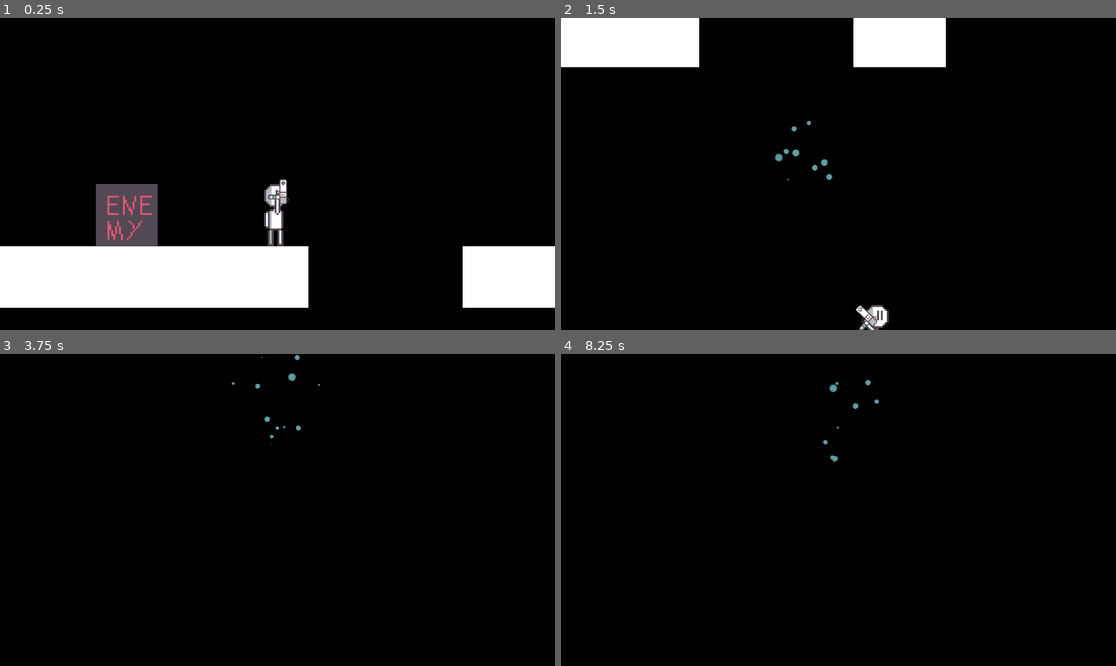
Above: before the commit, frames 1-4 (two rows, left to right).
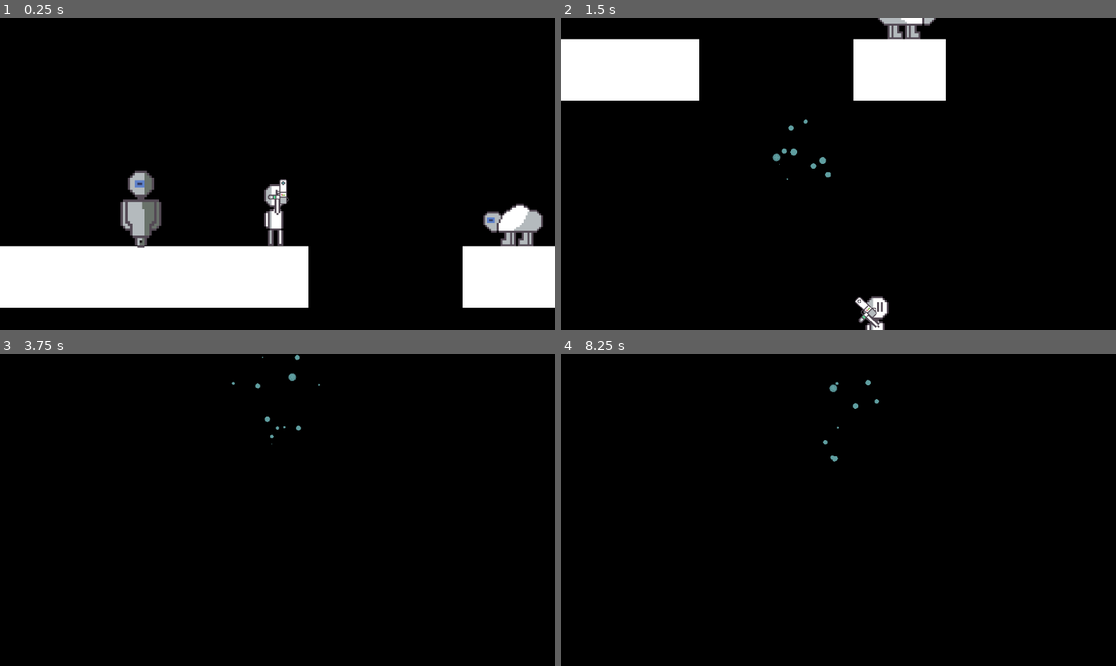
Above: after the commit, the same moments.

Repository: ShellShift/scaleshot
Game: Godot game, scene res://scenes/sandbox.tscn
Same seed, same stepped clock (60 frames per second), same inputs: the game is played once before the commit and once after it.
Inputs (mouse positions are in pixels of both pictures, inside the frame that each line leads up to):
- Up to frame 1 (0.25 s): no input
- Up to frame 2 (1.5 s): move the mouse to (960, 158) at 0.52 s; hold D (right) from 0.53 s (still down); tap Space (jump) at 0.6, 0.77, 1.07 s; move the mouse to (727, 189) at 1.27 s; click (727, 189) at 1.35 s
- Up to frame 3 (3.75 s): tap Space (jump) at 1.52, 1.55, 1.82, 2.3, 2.85, 3.02, 3.32, 3.5 s; tap Enter at 2 s; move the mouse to (333, 441) at 2.02 s; release D (right) at 2.03 s; hold A (left) 2.03-2.78 s; hold Right mouse button (shoot_alt) 2.03-2.78 s; move the mouse to (249, 572) at 2.77 s; hold D (right) from 2.78 s (still down); move the mouse to (444, 556) at 3.52 s; press the mouse at (444, 556) at 3.53 s
- Up to frame 4 (8.25 s): tap Space (jump) at 3.77, 3.8, 4.07, 4.52, 4.55, 4.82, 5, 5.1, 6.02, 6.05, 6.32, 6.5, 6.77, 6.8, 7.07, 7.35, 7.52, 7.82 s; tap Enter at 4.25, 5.75 s; move the mouse to (672, 463) at 4.27 s; release D (right) at 4.28 s; release the mouse at (672, 463) at 4.28 s; hold A (left) 4.28-5.03 s; right-click (672, 463) at 4.35 s; move the mouse to (866, 510) at 5.02 s; hold D (right) 5.03-5.78 s; move the mouse to (755, 432) at 5.77 s; hold A (left) 5.78-7.28 s; click (755, 432) at 5.85 s; move the mouse to (960, 494) at 6.52 s; hold Right mouse button (shoot_alt) 6.53-7.28 s; move the mouse to (727, 525) at 7.27 s; hold D (right) from 7.28 s (still down); move the mouse to (894, 441) at 8.02 s; press the mouse at (894, 441) at 8.03 s

The runs differ from the first frame. In frame 1, 3.2% of the frame differs, in the area x 17-98%, y 48-74%; in frame 2, 8.0%, in the area x 0-70%, y 0-100%; in frame 3, less than 0.1%; in frame 4, less than 0.1%.

Commit message:
Bulk and Cloud enemies

Diff:
--- /dev/null
+++ b/prefabs/bulk.tscn
@@ -0,0 +1,32 @@
+[gd_scene load_steps=6 format=3 uid="uid://bphn7i6if1ycm"]
+
+[ext_resource type="PackedScene" uid="uid://ckcvi56od42ev" path="res://prefabs/enemy.tscn" id="1_aqv31"]
+[ext_resource type="Texture2D" uid="uid://bgyna5qlfaasq" path="res://graphics/sprites/bulk.png" id="2_5lhdy"]
+[ext_resource type="Script" path="res://scripts/bulk.gd" id="2_cqxkx"]
+
+[sub_resource type="CapsuleShape2D" id="CapsuleShape2D_atve5"]
+radius = 7.0
+height = 31.0
+
+[sub_resource type="RectangleShape2D" id="RectangleShape2D_bhvle"]
+size = Vector2(13, 1)
+
+[node name="Bulk" instance=ExtResource("1_aqv31")]
+scale = Vector2(1.25, 1.25)
+script = ExtResource("2_cqxkx")
+speed = 30.0
+
+[node name="Sprite" parent="." index="0"]
+texture = ExtResource("2_5lhdy")
+
+[node name="CollisionShape" parent="." index="1"]
+position = Vector2(-0.5, 0)
+shape = SubResource("CapsuleShape2D_atve5")
+
+[node name="CollisionShape" parent="Head" index="0"]
+position = Vector2(-0.5, -15.5)
+shape = SubResource("RectangleShape2D_bhvle")
+
+[node name="CollisionShape" parent="Body" index="0"]
+position = Vector2(-0.5, 0)
+shape = SubResource("CapsuleShape2D_atve5")
--- /dev/null
+++ b/prefabs/cloud.tscn
@@ -0,0 +1,34 @@
+[gd_scene load_steps=7 format=3 uid="uid://ca8e35evhwyrf"]
+
+[ext_resource type="PackedScene" uid="uid://ckcvi56od42ev" path="res://prefabs/enemy.tscn" id="1_5o1d1"]
+[ext_resource type="Script" path="res://scripts/cloud.gd" id="2_8btau"]
+[ext_resource type="Texture2D" uid="uid://c833vsnoeasmq" path="res://graphics/sprites/cloud.png" id="2_ehltg"]
+
+[sub_resource type="RectangleShape2D" id="RectangleShape2D_oap3j"]
+size = Vector2(31, 21)
+
+[sub_resource type="RectangleShape2D" id="RectangleShape2D_l83ab"]
+size = Vector2(31, 1)
+
+[sub_resource type="RectangleShape2D" id="RectangleShape2D_ppivu"]
+size = Vector2(31, 21)
+
+[node name="Cloud" instance=ExtResource("1_5o1d1")]
+script = ExtResource("2_8btau")
+jump_velocity = 262.5
+
+[node name="Sprite" parent="." index="0"]
+texture = ExtResource("2_ehltg")
+hframes = 2
+
+[node name="CollisionShape" parent="." index="1"]
+position = Vector2(0.5, 5.5)
+shape = SubResource("RectangleShape2D_oap3j")
+
+[node name="CollisionShape" parent="Head" index="0"]
+position = Vector2(0.5, -5.5)
+shape = SubResource("RectangleShape2D_l83ab")
+
+[node name="CollisionShape" parent="Body" index="0"]
+position = Vector2(0.5, 5.5)
+shape = SubResource("RectangleShape2D_ppivu")
--- a/prefabs/enemy.tscn
+++ b/prefabs/enemy.tscn
@@ -14,8 +14,8 @@
 script = ExtResource("1_ro87f")
 speed = 57.0
 speed_modifiers = Vector2(1.5, 2)
-leftTarget = -5.0
-rightTarget = 5.0
+leftTarget = -50.0
+rightTarget = 50.0
 
 [node name="Sprite" type="Sprite2D" parent="."]
 texture = ExtResource("1_shouh")
--- a/prefabs/player.tscn
+++ b/prefabs/player.tscn
@@ -12,7 +12,7 @@
 collision_layer = 2
 script = ExtResource("1_bpvcv")
 speed = 115.0
-jump_velocity = 150.0
+jump_velocity = 175.0
 coyote_time = 0.15
 jump_time = 0.15
 
--- a/scenes/sandbox.tscn
+++ b/scenes/sandbox.tscn
@@ -1,10 +1,11 @@
-[gd_scene load_steps=7 format=3 uid="uid://py60dolkwny4"]
+[gd_scene load_steps=8 format=3 uid="uid://py60dolkwny4"]
 
 [ext_resource type="PackedScene" uid="uid://bvvc8whmt1b3" path="res://prefabs/player.tscn" id="1_2y8fg"]
 [ext_resource type="Script" path="res://scripts/camera.gd" id="1_tksrh"]
 [ext_resource type="Texture2D" uid="uid://eu8glqxb4fo" path="res://graphics/sprites/square.png" id="2_2aclb"]
 [ext_resource type="PackedScene" uid="uid://bi5q26obd5axc" path="res://prefabs/scalable.tscn" id="3_qvanu"]
-[ext_resource type="PackedScene" uid="uid://ckcvi56od42ev" path="res://prefabs/enemy.tscn" id="5_yoedx"]
+[ext_resource type="PackedScene" uid="uid://bphn7i6if1ycm" path="res://prefabs/bulk.tscn" id="5_ajnwy"]
+[ext_resource type="PackedScene" uid="uid://ca8e35evhwyrf" path="res://prefabs/cloud.tscn" id="6_dtw5y"]
 
 [sub_resource type="RectangleShape2D" id="RectangleShape2D_ssp7k"]
 size = Vector2(32, 32)
@@ -43,7 +44,8 @@
 
 [node name="Scalable" parent="Floor2" instance=ExtResource("3_qvanu")]
 
-[node name="Enemy" parent="." instance=ExtResource("5_yoedx")]
+[node name="Bulk" parent="." instance=ExtResource("5_ajnwy")]
 position = Vector2(-64, 0)
-leftTarget = -50.0
-rightTarget = 50.0
+
+[node name="Cloud" parent="." instance=ExtResource("6_dtw5y")]
+position = Vector2(137, 20)
--- /dev/null
+++ b/scripts/bulk.gd
@@ -0,0 +1,12 @@
+extends Enemy
+
+var size: int
+
+func _on_head_area_entered(body):
+	if size == -1:
+		super._on_head_area_entered(body)
+	else: super._on_body_area_entered(body)
+
+func _on_scaled(decrease):
+	super._on_scaled(decrease)
+	size = -1 if decrease else 1
--- /dev/null
+++ b/scripts/cloud.gd
@@ -0,0 +1,26 @@
+extends Enemy
+
+@export var jump_velocity: float
+var bounce_pad: bool
+
+func _on_head_area_entered(body):
+	if body is Player:
+		if !bounce_pad:
+			speed = 0
+			bounce_pad = true
+			$Sprite.frame = 1
+			$Sprite.scale = Vector2.ONE * 1.25
+			$Sprite.position.y = -4
+			Camera.shake()
+			Particles.spawn_particle("explosion", self)
+			return
+		body.jump(jump_velocity)
+		Particles.spawn_particle("jump", self)
+
+func _on_body_area_entered(body):
+	if bounce_pad:
+		return
+	super._on_body_area_entered(body)
+
+func _on_scaled(decrease):
+	pass
--- a/scripts/enemy.gd
+++ b/scripts/enemy.gd
@@ -1,4 +1,4 @@
-extends CharacterBody2D
+class_name Enemy extends CharacterBody2D
 
 @export var speed: float
 @export var speed_modifiers: Vector2
@@ -26,6 +26,7 @@
 
 	var direction = -1 if target < position.x else 1
 	velocity.x = direction * speed
+	$Sprite.flip_h = direction < 0
 	move_and_slide()
 
 func die():
--- a/scripts/player.gd
+++ b/scripts/player.gd
@@ -16,9 +16,7 @@
 	else: coyote_timer = 0
 
 	if Input.is_action_just_pressed("jump") and (is_on_floor() or coyote_timer < coyote_time):
-		jumping = true
-		Particles.spawn_particle("jump", self)
-		Camera.shake(0.05, 0.5)
+		jump(jump_velocity)
 	if jumping and jump_timer < jump_time:
 		velocity.y = -jump_velocity
 		jump_timer += delta
@@ -37,6 +35,12 @@
 
 	move_and_slide()
 
+func jump(force):
+	jumping = true
+	Particles.spawn_particle("jump", self)
+	Camera.shake(0.05, 0.5)
+	velocity.y = -force
+
 func die():
 	Particles.spawn_particle("explosion", self)
 	Camera.shake()
Binary file added: graphics/aseprites/cloud.ase
Binary file added: graphics/sprites/cloud.png
Not shown, added: graphics/sprites/cloud.png.import
